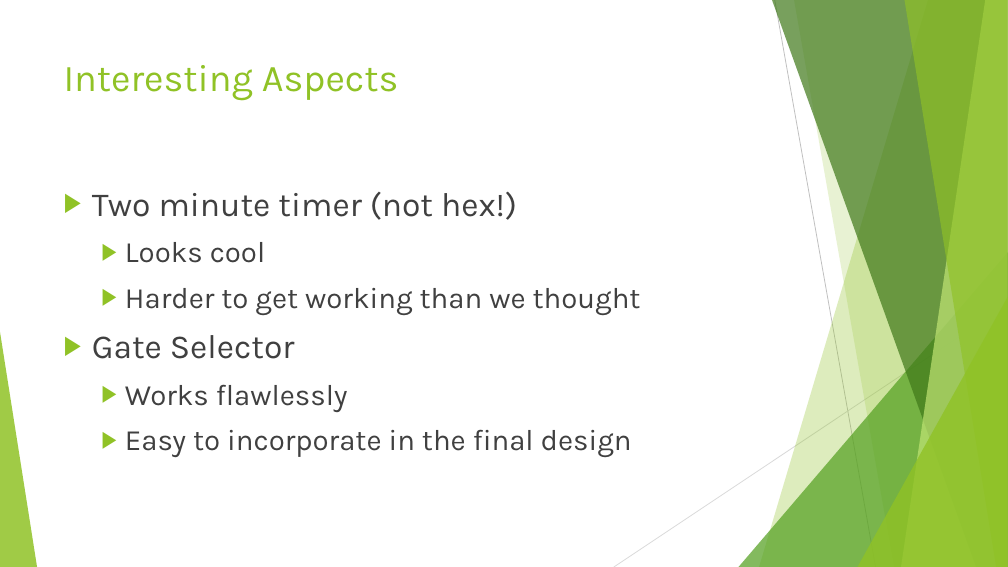
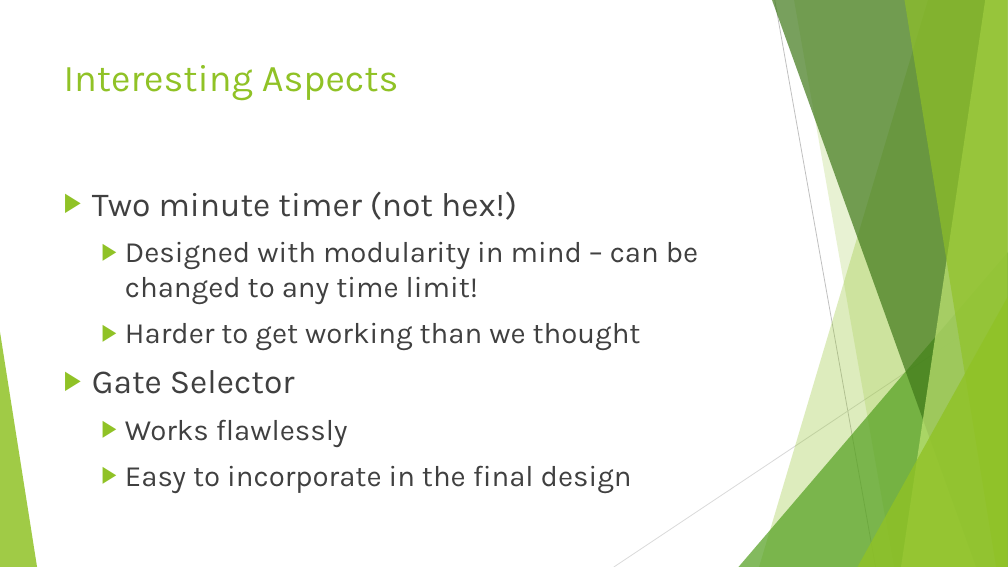
Before and after one commit to TominF6453/csc258_project, a slide deck: slide 7 of CSC258 Project Presentation.pptx. Drawn at 1008x567 pixels with LibreOffice and Linux fonts; fonts in the diff are those of the drawing. Boxes give left, top, right and bottom in pixels: in the first picture for what was removed or moved away, otherwise in the second. Text is boxed around its words. In the diff, an @@ line names an element or a change of style, - is before the commit and + after.

Commit message:
Changed presentation

```diff
--- a/CSC258 Project Presentation.pptx
+++ b/CSC258 Project Presentation.pptx
@@ text at (x1=125, y1=242, x2=698, y2=304): text changed @@
-  ▶ Looks cool
+  ▶ Designed with modularity in mind – can be changed to any time limit!
```
Also in this commit, not shown: 1 slide added, 1 other file.
